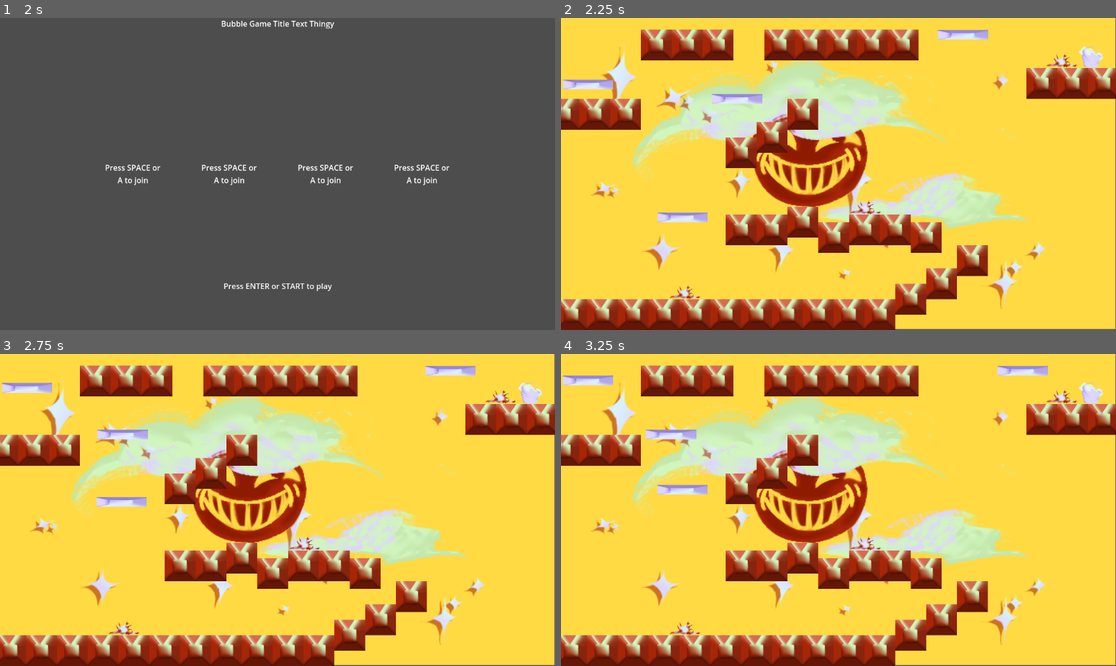
Above: before the commit, frames 1-4 (two rows, left to right).
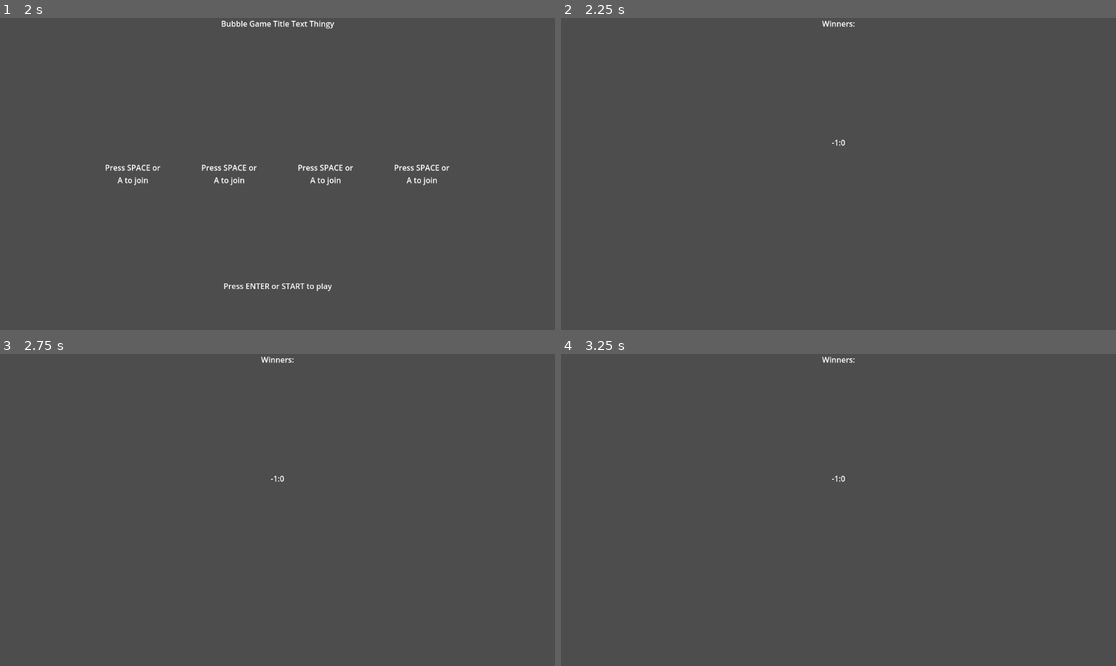
Above: after the commit, the same moments.

Repository: Nova840/GGJ2025
Game: Godot game, scene res://run/scenes/run.tscn
Two runs of this game, one before a commit and one after it. Both use one fixed random seed, a clock stepped at 60 frames per second and the inputs below. This scene is started directly instead of the project's main scene.
Inputs:
- Up to frame 1 (2 s): tap Enter (Keyboard Start) at 0.5 s; hold Space (Keyboard Action 1) 0.53-1.28 s; hold D (Keyboard Right) from 0.53 s (still down); tap W (Keyboard Up) at 0.77, 1.52 s; tap Shift (Keyboard Action 2) at 1.35 s
- Up to frame 2 (2.25 s): tap Space (Keyboard Action 1) at 2 s; release D (Keyboard Right) at 2.03 s; hold A (Keyboard Left) from 2.03 s (still down); hold Enter (Keyboard Start) from 2.03 s (still down)
- Up to frame 3 (2.75 s): keep holding A (Keyboard Left); keep holding Enter (Keyboard Start)
- Up to frame 4 (3.25 s): release A (Keyboard Left) at 2.78 s; release Enter (Keyboard Start) at 2.78 s; hold D (Keyboard Right) from 2.78 s (still down); tap Space (Keyboard Action 1) at 2.85 s; tap W (Keyboard Up) at 3.02 s

Frame 1 is identical in both runs. In frame 2, 100% of the frame differs, in the area x 0-100%, y 0-100%; in frame 3, 100%; in frame 4, 100%.

Commit message:
added dead zones

Diff:
--- /dev/null
+++ b/ggj25/run/scenes/game_over_zone.gd
@@ -0,0 +1,6 @@
+extends Area2D
+
+
+func _on_body_entered(body: Node2D) -> void:
+	if body is PlayerController:
+		body.is_alive = false
--- /dev/null
+++ b/ggj25/run/scenes/game_over_zone.tscn
@@ -0,0 +1,14 @@
+[gd_scene load_steps=3 format=3 uid="uid://dxtejurkcqvwy"]
+
+[ext_resource type="Script" path="res://run/scenes/game_over_zone.gd" id="1_bkvmq"]
+
+[sub_resource type="RectangleShape2D" id="RectangleShape2D_cshyj"]
+
+[node name="GameOverZone" type="Area2D"]
+script = ExtResource("1_bkvmq")
+
+[node name="CollisionShape2D" type="CollisionShape2D" parent="."]
+scale = Vector2(100, 100)
+shape = SubResource("RectangleShape2D_cshyj")
+
+[connection signal="body_entered" from="." to="." method="_on_body_entered"]
--- a/ggj25/run/scenes/run.tscn
+++ b/ggj25/run/scenes/run.tscn
@@ -9,6 +9,7 @@
 [ext_resource type="PackedScene" uid="uid://bbtbe3mcbinu6" path="res://run/scenes/thorns.tscn" id="7_u7kg0"]
 [ext_resource type="PackedScene" uid="uid://dqpxd3p77ow5n" path="res://run/scenes/moving_platform.tscn" id="8_y0fip"]
 [ext_resource type="PackedScene" uid="uid://csjheu7eaogoe" path="res://run/scenes/goal.tscn" id="9_xjock"]
+[ext_resource type="PackedScene" uid="uid://dxtejurkcqvwy" path="res://run/scenes/game_over_zone.tscn" id="10_nel3l"]
 
 [sub_resource type="TileSetAtlasSource" id="TileSetAtlasSource_7se6j"]
 texture = ExtResource("2_adwxx")
@@ -112,3 +113,12 @@
 
 [node name="Thorns3" parent="." instance=ExtResource("7_u7kg0")]
 position = Vector2(634, 393)
+
+[node name="GameOverZone" parent="." instance=ExtResource("10_nel3l")]
+position = Vector2(-1027, -39)
+
+[node name="GameOverZone2" parent="." instance=ExtResource("10_nel3l")]
+position = Vector2(741, 1655)
+
+[node name="GameOverZone3" parent="." instance=ExtResource("10_nel3l")]
+position = Vector2(2161, 153)
Not shown: 1 places in ggj25/run/scenes/run.tscn that only renumber resources
